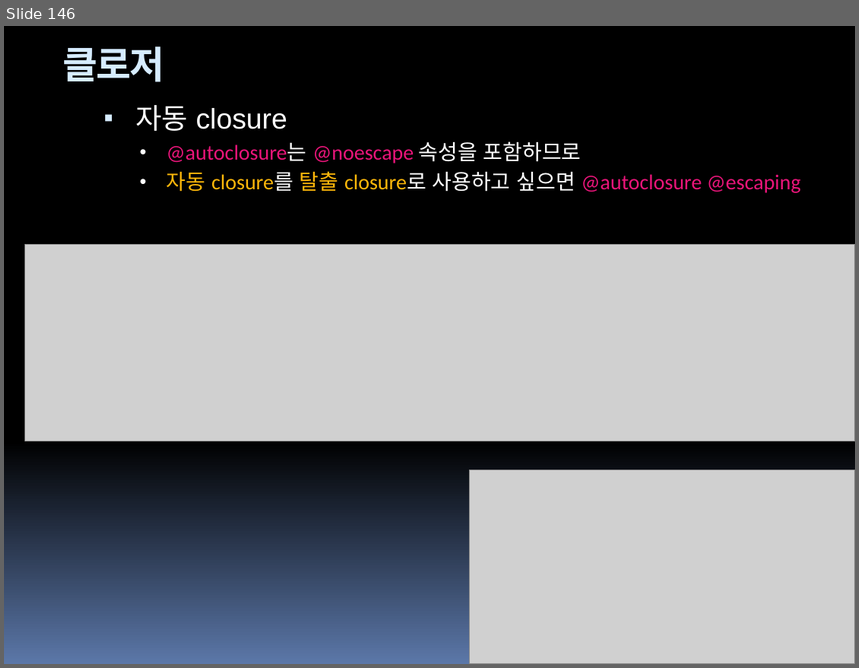
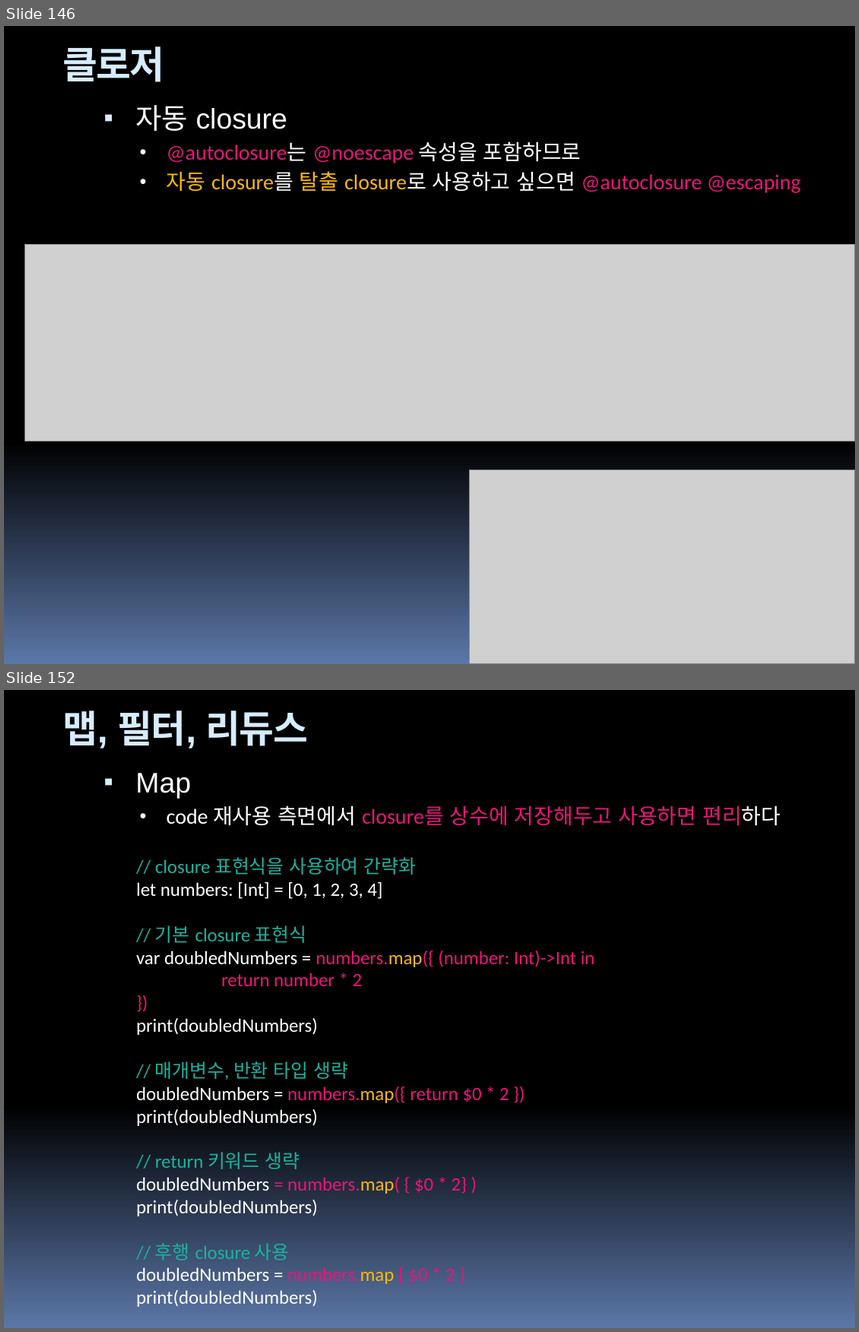
Before and after one commit to hounga13/helloSwift, a slide deck: Swift세미나자료.pptx. Shown one above the other, each under a label of ours: slide 146 before the commit, slides 146 and 152 after it; the slides between them are not shown. The pictures are 859x668 and 859x1332 pixels, drawn with LibreOffice and Linux fonts; fonts in the diff are those of the drawing; grey boxes stand for pictures. Boxes give left, top, right and bottom in pixels: in the first picture for what was removed or moved away, otherwise in the second. Text is boxed around its words. In the diff, an @@ line names an element or a change of style, - is before the commit and + after.

```diff
--- a/Swift세미나자료.pptx
+++ b/Swift세미나자료.pptx
@@ slide 152 added at [4,690,855,1328], background gradient #000000 to #5B77A8; not listed: 4 template elements that a slide beside it also shows @@
@@ title added at [63,711,307,749], 32 pt, text #D6ECFF, bold @@
+맵, 필터, 리듀스
@@ text added at [135,773,781,826], 18 pt, text #EA157A @@
+▪ Map
+  • code 재사용 측면에서 closure를 상수에 저장해두고 사용하면 편리하다
@@ text added at [136,857,595,1307], 16 pt, text #FFFFFF @@
+// closure 표현식을 사용하여 간략화
+let numbers: [Int] = [0, 1, 2, 3, 4]
+// 기본 closure 표현식
+var doubledNumbers = numbers.map({ (number: Int)->Int in
+return number * 2
+})
+print(doubledNumbers)
+// 매개변수, 반환 타입 생략
+doubledNumbers = numbers.map({ return $0 * 2 })
+print(doubledNumbers)
+// return 키워드 생략
+doubledNumbers = numbers.map( { $0 * 2} )
+print(doubledNumbers)
+// 후행 closure 사용
+doubledNumbers = numbers.map { $0 * 2 }
+print(doubledNumbers)
```
Also in this commit, not shown: 14 other slides added, 2 other files.
